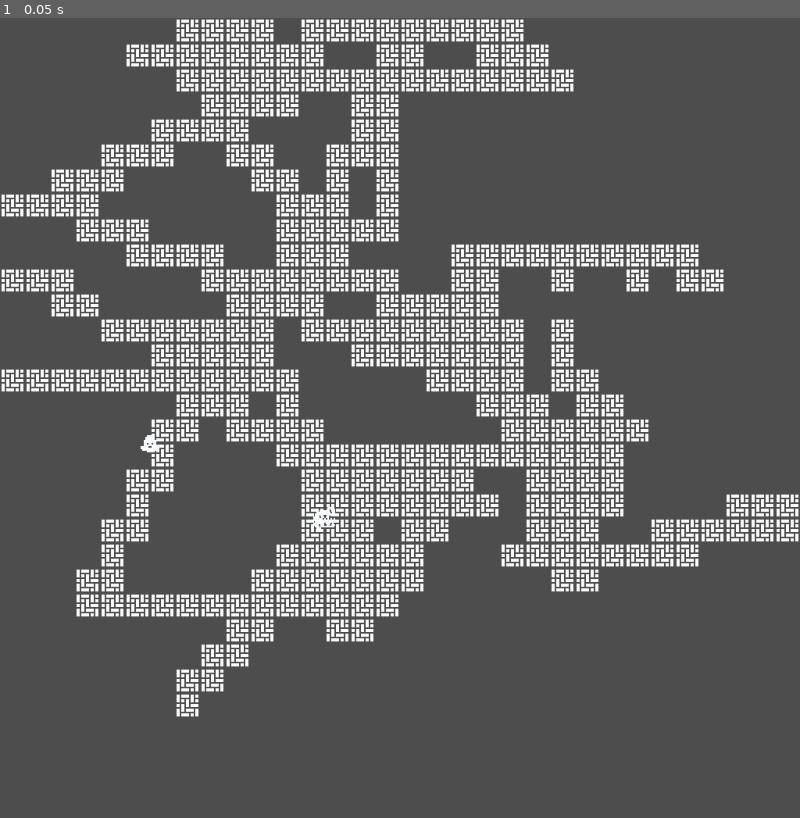
Above: before the commit, frame 1.
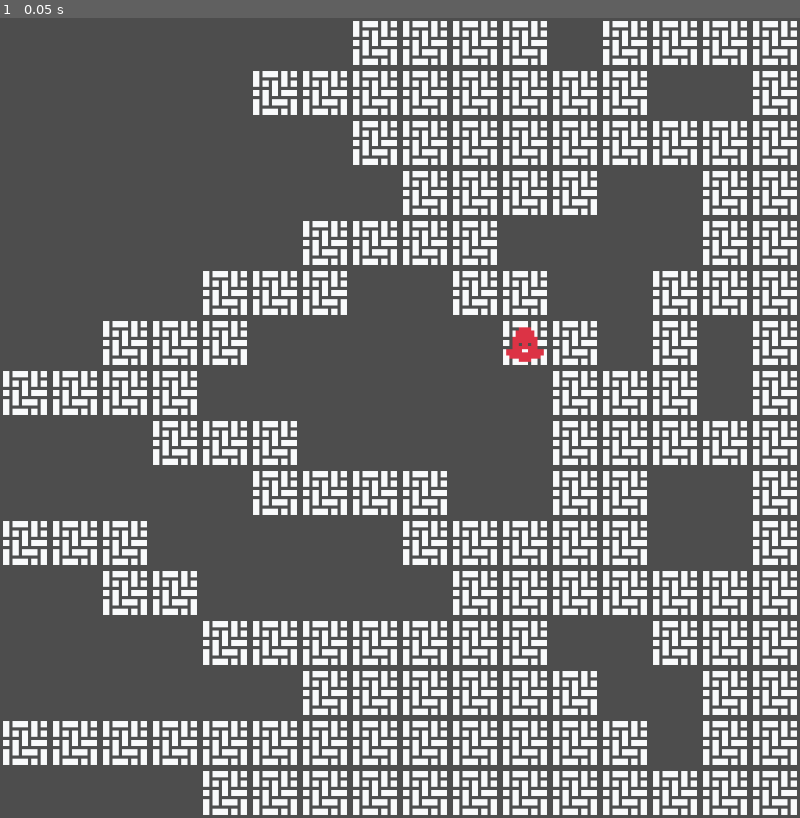
Above: after the commit, the same moment.

Repository: jimkang/throng
Game: Godot game, scene res://throng_root_node.tscn
Same seed, same stepped clock (60 frames per second), same inputs: the game is played once before the commit and once after it.
Inputs:
- Up to frame 1 (0.05 s): no input

The runs differ from the first frame. In frame 1, 40% of the frame differs, in the area x 0-100%, y 0-100%.

Commit message:
Place individuals within tiles. Scale up.

Diff:
--- a/individual.gd
+++ b/individual.gd
@@ -1,10 +1,10 @@
 extends Node2D
 
+@export var color_set: PackedColorArray
 
 # Called when the node enters the scene tree for the first time.
 func _ready():
-	pass # Replace with function body.
-
+	$Sprite2D.modulate = color_set[randi_range(0, color_set.size()-1)]
 
 # Called every frame. 'delta' is the elapsed time since the previous frame.
 func _process(delta):
--- a/individual.tscn
+++ b/individual.tscn
@@ -4,14 +4,15 @@
 [ext_resource type="Script" path="res://individual.gd" id="1_wiaqu"]
 
 [sub_resource type="RectangleShape2D" id="RectangleShape2D_twcyw"]
-size = Vector2(32, 32)
+size = Vector2(64, 64)
 
 [node name="Individual" type="Node2D"]
 script = ExtResource("1_wiaqu")
+color_set = PackedColorArray(0.882353, 0.203922, 0.27451, 1, 0.0980392, 0.592157, 0.584314, 1)
 
 [node name="Sprite2D" type="Sprite2D" parent="."]
 texture_filter = 1
-scale = Vector2(2, 2)
+scale = Vector2(4, 4)
 texture = ExtResource("1_a8jrl")
 region_enabled = true
 region_rect = Rect2(459, 136, 16, 16)
--- a/throng_root_node.gd
+++ b/throng_root_node.gd
@@ -11,6 +11,8 @@
 var tile_indexes_for_names = {
 	'parquet': Vector2i(16, 0)
 }
+const half_unit_vec = Vector2(0.5, 0.5)
+
 #var dungeon_tile_set = preload('res://throng_dungeon_tile_set.tres').instantiate()
 # Called when the node enters the scene tree for the first time.
 func _ready():
@@ -18,18 +20,26 @@
 	tilemap.add_layer(0)
 	var floor_points = $map_gen.generate_map(
 		randi_range(map_gen_iteration_range[0], map_gen_iteration_range[0]),
-		map_gen_branch_len_range, map_dimensions
+		map_gen_branch_len_range,
+		map_dimensions
 	)
 
 	for point in floor_points:
 		tilemap.set_cell(0, point, 0, tile_indexes_for_names.parquet)
 
+	var possible_individual_locations = floor_points.duplicate()
 	var player = Individual.instantiate()
-	player.position = floor_points.pick_random() * tile_size
+	var player_location = Vector2(possible_individual_locations.pick_random())
+	# position is the origin of the node. Since the node centers its children
+	# around the origin, we have to put the position in the center of the tile.
+	player.position = (player_location + half_unit_vec) * tile_size
+	possible_individual_locations.erase(player_location)
 	add_child(player)
 
 	var alligator = Alligator.instantiate()
-	alligator.position = floor_points.pick_random() * tile_size
+	var alligator_location = Vector2(possible_individual_locations.pick_random())
+	alligator.position = (alligator_location + half_unit_vec) * tile_size
+	possible_individual_locations.erase(alligator_location)
 	add_child(alligator)
 
 # Called every frame. 'delta' is the elapsed time since the previous frame.
--- a/throng_root_node.tscn
+++ b/throng_root_node.tscn
@@ -7,15 +7,15 @@
 
 [node name="throng_root_node" type="Node2D"]
 script = ExtResource("1_q6lao")
-map_dimensions = Vector2i(32, 32)
+map_dimensions = Vector2i(16, 16)
 map_gen_iteration_range = [4, 7]
 map_gen_branch_len_range = [2.0, 12.0]
-tile_size = 32
+tile_size = 64
 Individual = ExtResource("2_pxdvf")
 
 [node name="dungeon_tilemap" type="TileMap" parent="."]
 texture_filter = 1
-scale = Vector2(2, 2)
+scale = Vector2(4, 4)
 tile_set = ExtResource("2_o32av")
 format = 2
 
